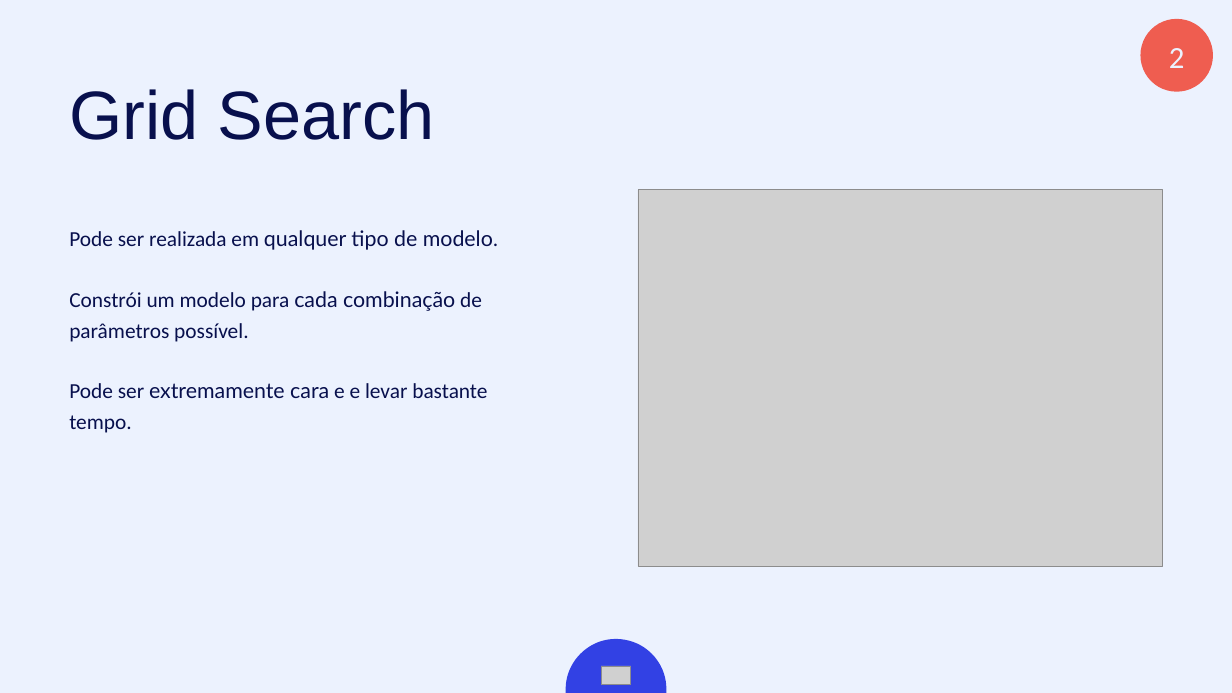
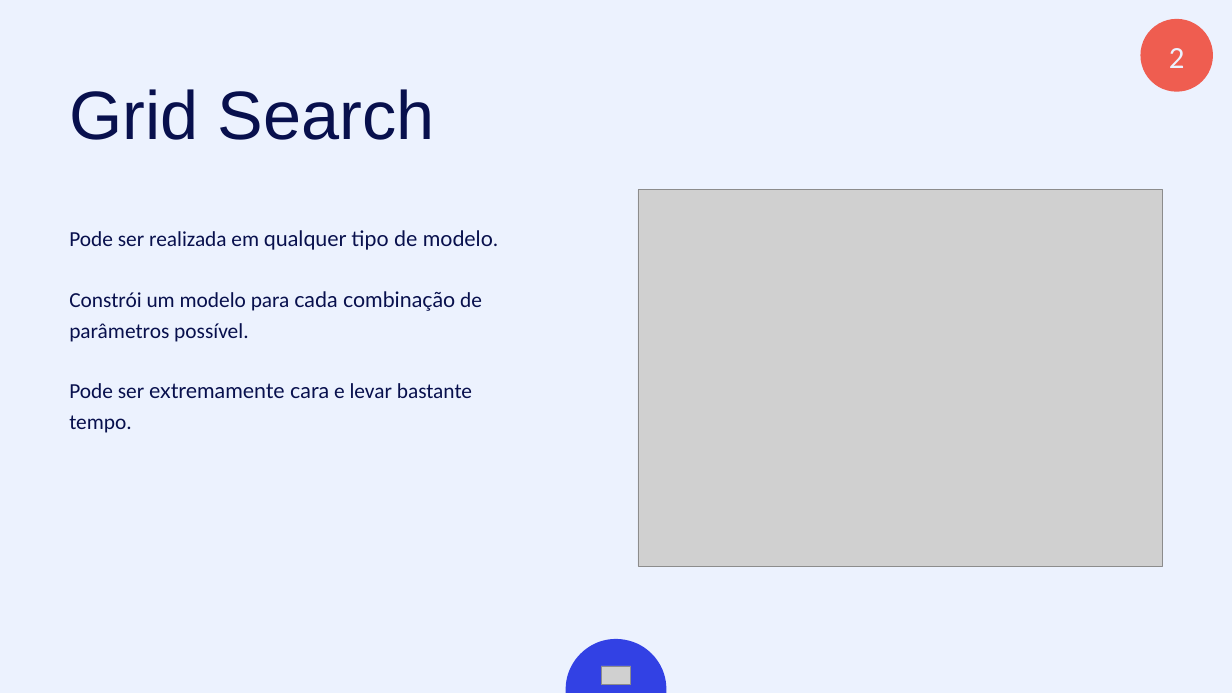
Before and after one commit to luismarques99/ProjetoFinal, a slide deck: slide 11 of Docs/Presentation/Presentation.pptx. Drawn at 1232x693 pixels with LibreOffice and Linux fonts; fonts in the diff are those of the drawing; grey boxes stand for pictures. Boxes give left, top, right and bottom in pixels: in the first picture for what was removed or moved away, otherwise in the second. Text is boxed around its words. In the diff, an @@ line names an element or a change of style, - is before the commit and + after.

Commit message:
Presentation

```diff
--- a/Docs/Presentation/Presentation.pptx
+++ b/Docs/Presentation/Presentation.pptx
@@ text at box(69, 383, 472, 398): text changed @@
-Pode ser extremamente cara e e levar bastante
+Pode ser extremamente cara e levar bastante
```
Also in this commit, not shown: 4 other slides changed, 1 slide added, 5 other files.
